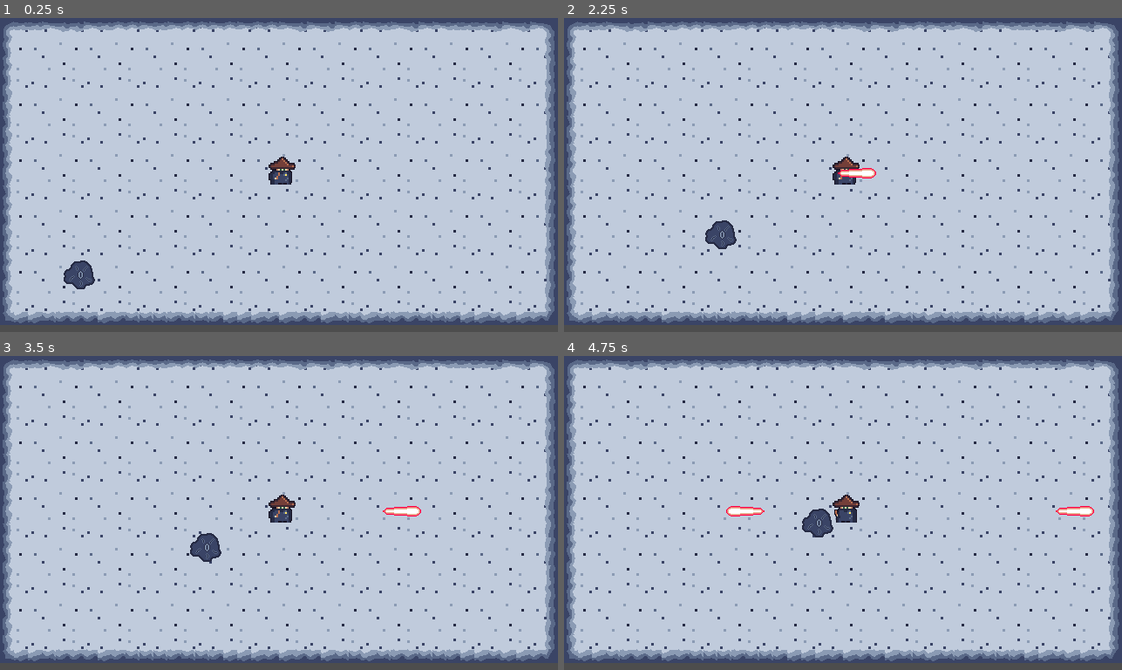
Above: before the commit, frames 1-4 (two rows, left to right).
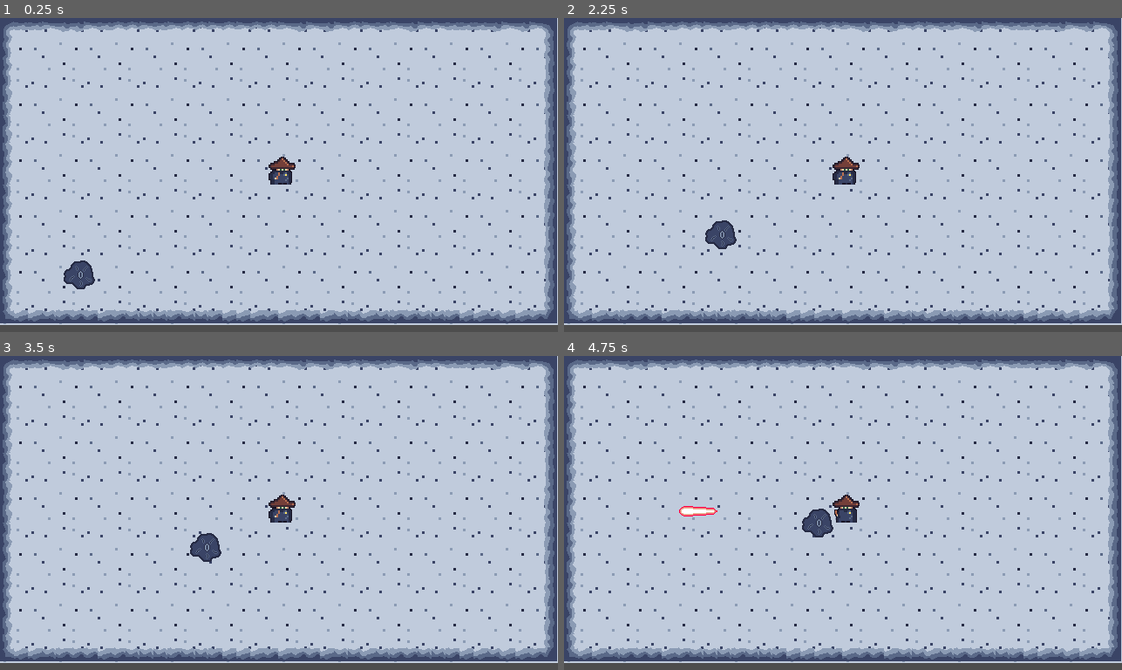
Above: after the commit, the same moments.

Repository: sthoni/winter_melonJam2023
Game: Godot game, scene res://level.tscn
Same seed, same stepped clock (60 frames per second), same inputs: the game is played once before the commit and once after it.
Inputs:
- Up to frame 1 (0.25 s): no input
- Up to frame 2 (2.25 s): hold Right (cast_right) 0.53-1.28 s; hold Down (cast_down) 1.28-2.03 s; hold Right (cast_right) from 2.03 s (still down)
- Up to frame 3 (3.5 s): release Right (cast_right) at 2.78 s; hold Up (cast_up) from 2.78 s (still down)
- Up to frame 4 (4.75 s): release Up (cast_up) at 3.53 s; hold Left (cast_left) from 3.53 s (still down)

The runs differ from the first frame. In frame 1, 3.1% of the frame differs, in the area x 0-100%, y 0-98%; in frame 2, 3.2%; in frame 3, 3.2%; in frame 4, 3.6%.

Commit message:
Werte der Zauber angepasst.

Diff:
--- a/charms/firebolt.gd
+++ b/charms/firebolt.gd
@@ -1,6 +1,6 @@
 extends Charm
 
-var base_damage := 5
+var base_damage := 25
 
 func apply_effects(targets: Array[Node]) -> void:
 	var damage_effect := DamageEffect.new()
--- a/charms/firebolt.tres
+++ b/charms/firebolt.tres
@@ -2,15 +2,15 @@
 
 [ext_resource type="Texture2D" uid="uid://bf61scxp2t425" path="res://assets/charms/1_red.png" id="1_0jidi"]
 [ext_resource type="Script" path="res://charms/firebolt.gd" id="1_kpdsp"]
-[ext_resource type="AudioStream" uid="uid://t3s8ov1jq6dw" path="res://assets/charms/red_spell.wav" id="3_if71a"]
+[ext_resource type="AudioStream" uid="uid://h3n7vtrv5sbm" path="res://assets/charms/default_spell.wav" id="3_wr03r"]
 
 [resource]
 script = ExtResource("1_kpdsp")
 id = "firebolt"
 type = 0
 cost = 2
-speed = 100
-cast_time = 2
+speed = 250
+cast_time = 4.0
 icon = ExtResource("1_0jidi")
 tooltip_text = ""
-sound = ExtResource("3_if71a")
+sound = ExtResource("3_wr03r")
--- a/charms/plasmaball.gd
+++ b/charms/plasmaball.gd
@@ -1,6 +1,6 @@
 extends Charm
 
-var base_damage := 3
+var base_damage := 5
 
 func apply_effects(targets: Array[Node]) -> void:
 	var damage_effect := DamageEffect.new()
--- a/charms/plasmaball.tres
+++ b/charms/plasmaball.tres
@@ -10,7 +10,7 @@
 type = 0
 cost = 1
 speed = 300
-cast_time = 1
+cast_time = 0.7
 icon = ExtResource("1_gy3mi")
 tooltip_text = ""
 sound = ExtResource("3_364os")
--- a/custom_resources/charm.gd
+++ b/custom_resources/charm.gd
@@ -9,7 +9,7 @@
 @export var type: Type
 @export var cost: int
 @export var speed: int
-@export var cast_time: int
+@export var cast_time: float
 
 @export_group("Charms Visuals")
 @export var icon: Texture
--- a/level.tscn
+++ b/level.tscn
@@ -34,26 +34,85 @@
 [sub_resource type="TileSetAtlasSource" id="TileSetAtlasSource_iiynm"]
 texture = ExtResource("1_nq6ga")
 1:0/0 = 0
+1:0/0/physics_layer_0/linear_velocity = Vector2(0, 0)
+1:0/0/physics_layer_0/angular_velocity = 0.0
+1:0/0/physics_layer_0/polygon_0/points = PackedVector2Array(-8, -8, 2.5625, -8, 5.6875, 0.25, 2.4375, 8, -8, 8)
 2:0/0 = 0
+2:0/0/physics_layer_0/linear_velocity = Vector2(0, 0)
+2:0/0/physics_layer_0/angular_velocity = 0.0
+2:0/0/physics_layer_0/polygon_0/points = PackedVector2Array(-8, -8, 8, -8, 8, 4.625, 2.4375, 8, -8, 8)
 3:0/0 = 0
+3:0/0/physics_layer_0/linear_velocity = Vector2(0, 0)
+3:0/0/physics_layer_0/angular_velocity = 0.0
+3:0/0/physics_layer_0/polygon_0/points = PackedVector2Array(-8, -8, 8, -8, 8, 4.375, 0.9375, 4.375, -8, 5.375)
 4:0/0 = 0
+4:0/0/physics_layer_0/linear_velocity = Vector2(0, 0)
+4:0/0/physics_layer_0/angular_velocity = 0.0
+4:0/0/physics_layer_0/polygon_0/points = PackedVector2Array(-8, -8, 8, -8, 8, 6.125, 1.4375, 6.25, -8, 6)
 0:1/0 = 0
+0:1/0/physics_layer_0/linear_velocity = Vector2(0, 0)
+0:1/0/physics_layer_0/angular_velocity = 0.0
+0:1/0/physics_layer_0/polygon_0/points = PackedVector2Array(-8, -8, 8, -8, 8, 6.125, 0.1875, 3.75, -8, 6)
 1:1/0 = 0
+1:1/0/physics_layer_0/linear_velocity = Vector2(0, 0)
+1:1/0/physics_layer_0/angular_velocity = 0.0
+1:1/0/physics_layer_0/polygon_0/points = PackedVector2Array(-8, -8, 8, -8, 8, 6.5, 0.9375, 8, -8, 5.125)
 2:1/0 = 0
+2:1/0/physics_layer_0/linear_velocity = Vector2(0, 0)
+2:1/0/physics_layer_0/angular_velocity = 0.0
+2:1/0/physics_layer_0/polygon_0/points = PackedVector2Array(-8, -8, 8, -8, 8, 8, -5.6875, 8, -8, 5.125)
 3:1/0 = 0
+3:1/0/physics_layer_0/linear_velocity = Vector2(0, 0)
+3:1/0/physics_layer_0/angular_velocity = 0.0
+3:1/0/physics_layer_0/polygon_0/points = PackedVector2Array(-8, -8, 3.4375, -8, 6.5625, -1.625, 1.9375, 8, -8, 8)
 4:1/0 = 0
+4:1/0/physics_layer_0/linear_velocity = Vector2(0, 0)
+4:1/0/physics_layer_0/angular_velocity = 0.0
+4:1/0/physics_layer_0/polygon_0/points = PackedVector2Array(-6.9375, 1.875, -4.8125, -8, 8, -8, 8, -1.75, 8, 8, -5.9375, 8)
 0:2/0 = 0
+0:2/0/physics_layer_0/linear_velocity = Vector2(0, 0)
+0:2/0/physics_layer_0/angular_velocity = 0.0
+0:2/0/physics_layer_0/polygon_0/points = PackedVector2Array(-6.9375, 1.875, -4.8125, -8, 8, -8, 8, -1.75, 8, 8, -5.9375, 8)
 1:2/0 = 0
+1:2/0/physics_layer_0/linear_velocity = Vector2(0, 0)
+1:2/0/physics_layer_0/angular_velocity = 0.0
+1:2/0/physics_layer_0/polygon_0/points = PackedVector2Array(-8, 1.75, -8, -8, 2.5625, -8, 6.5625, -2.5, 4.4375, 8, -8, 8)
 2:2/0 = 0
+2:2/0/physics_layer_0/linear_velocity = Vector2(0, 0)
+2:2/0/physics_layer_0/angular_velocity = 0.0
+2:2/0/physics_layer_0/polygon_0/points = PackedVector2Array(-6.9375, 0.625, -5.4375, -8, 8, -8, 8, -2.25, 8, 8, -6.0625, 8)
 3:2/0 = 0
+3:2/0/physics_layer_0/linear_velocity = Vector2(0, 0)
+3:2/0/physics_layer_0/angular_velocity = 0.0
+3:2/0/physics_layer_0/polygon_0/points = PackedVector2Array(-8, 1.25, -8, -8, 4.5625, -8, 8, -6.375, 8, 8, -8, 8)
 4:2/0 = 0
+4:2/0/physics_layer_0/linear_velocity = Vector2(0, 0)
+4:2/0/physics_layer_0/angular_velocity = 0.0
+4:2/0/physics_layer_0/polygon_0/points = PackedVector2Array(-8, 1.25, -8, -7, 0.1875, -4.125, 8, -6.875, 8, 8, -8, 8)
 0:3/0 = 0
+0:3/0/physics_layer_0/linear_velocity = Vector2(0, 0)
+0:3/0/physics_layer_0/angular_velocity = 0.0
+0:3/0/physics_layer_0/polygon_0/points = PackedVector2Array(-8, 1.25, -8, -7, 0.5625, -5.125, 8, -6.875, 8, 8, -8, 8)
 1:3/0 = 0
+1:3/0/physics_layer_0/linear_velocity = Vector2(0, 0)
+1:3/0/physics_layer_0/angular_velocity = 0.0
+1:3/0/physics_layer_0/polygon_0/points = PackedVector2Array(-8, 1.25, -8, -3.625, 1.3125, -6.625, 8, -6.875, 8, 8, -8, 8)
 2:3/0 = 0
+2:3/0/physics_layer_0/linear_velocity = Vector2(0, 0)
+2:3/0/physics_layer_0/angular_velocity = 0.0
+2:3/0/physics_layer_0/polygon_0/points = PackedVector2Array(-8, 1.25, -8, -8, 1.3125, -6.625, 8, -6.875, 8, 8, -8, 8)
 3:3/0 = 0
+3:3/0/physics_layer_0/linear_velocity = Vector2(0, 0)
+3:3/0/physics_layer_0/angular_velocity = 0.0
+3:3/0/physics_layer_0/polygon_0/points = PackedVector2Array(-8, 1.25, -8, -7, -4.9375, -8, 8, -8, 8, 8, -8, 8)
 4:3/0 = 0
+4:3/0/physics_layer_0/linear_velocity = Vector2(0, 0)
+4:3/0/physics_layer_0/angular_velocity = 0.0
+4:3/0/physics_layer_0/polygon_0/points = PackedVector2Array(-8, 1.25, -8, -8, -4.9375, -8, 8, -8, 8, 8, -8, 8)
 
 [sub_resource type="TileSet" id="TileSet_7dtww"]
+physics_layer_0/collision_layer = 1
+physics_layer_0/collision_mask = 0
 sources/0 = SubResource("TileSetAtlasSource_iiynm")
 
 [node name="Level" type="Node2D"]
@@ -65,6 +124,7 @@
 layer_0/tile_data = PackedInt32Array(0, 0, 0, 65536, 0, 1, 131072, 0, 2, 196608, 0, 3, 1, 65536, 0, 65537, 65536, 1, 13 …(15347 unchanged characters)…
 
 [node name="TileMap" type="TileMap" parent="."]
+scale = Vector2(0.997858, 0.995414)
 tile_set = SubResource("TileSet_7dtww")
 format = 2
 layer_0/tile_data = PackedInt32Array(0, 131072, 0, 1, 262144, 0, 2, 262144, 0, 3, 196608, 0, 4, 65536, 1, 5, 65536, 1,  …(1916 unchanged characters)…
